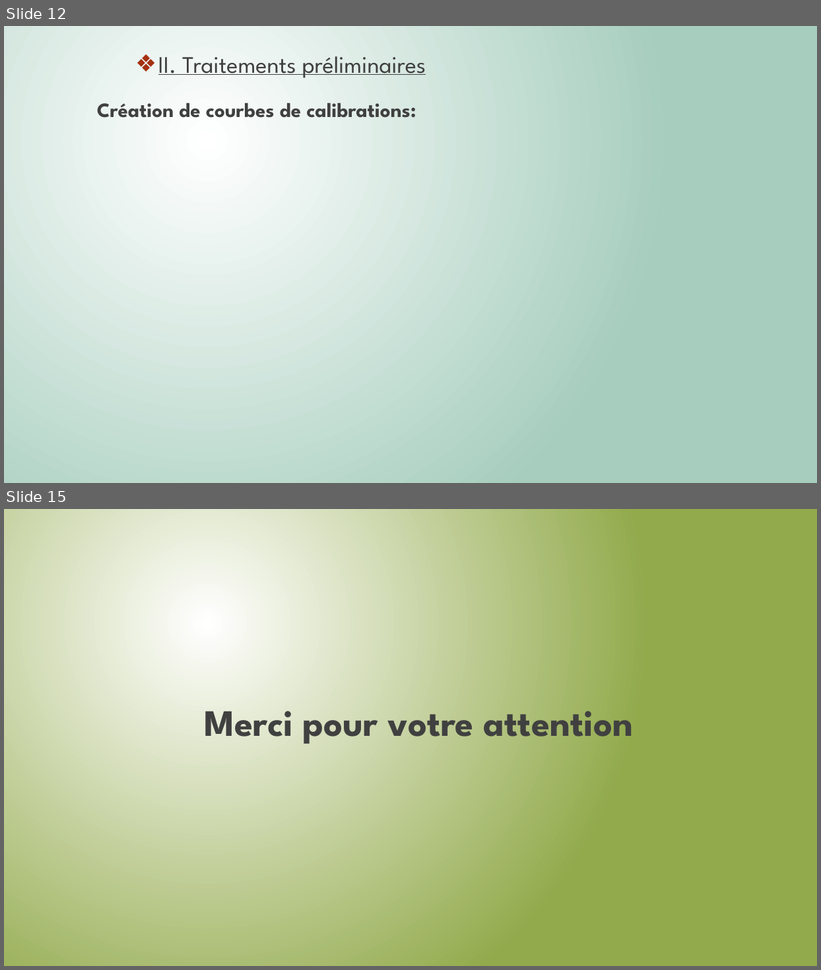
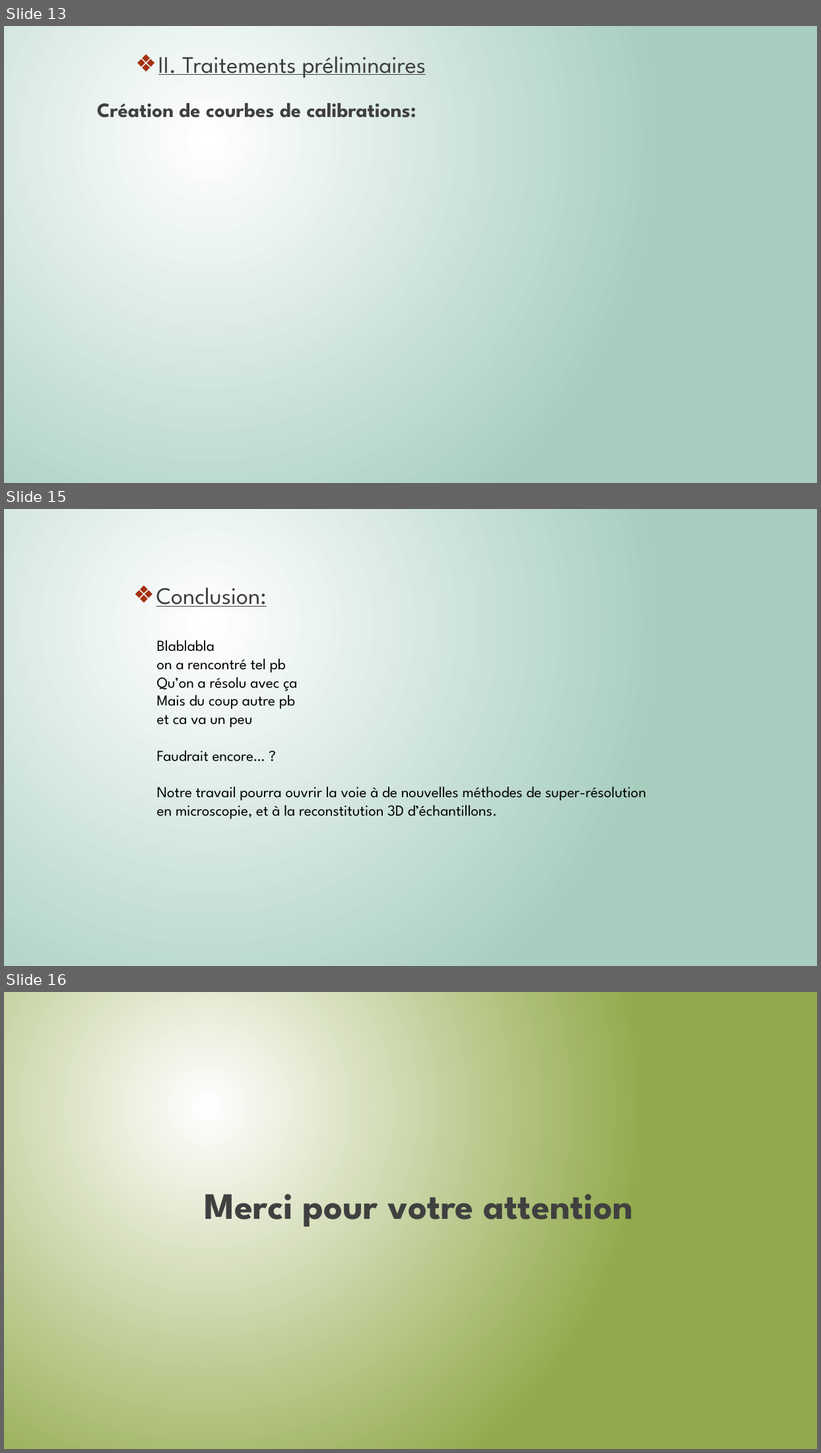
Before and after one commit to Killian-Herveau/PIMS, a slide deck: Pres_Avril/PresentationPIMSAvril.pptx. Shown one above the other, each under a label of ours: slides 12 and 15 before the commit, slides 13, 15 and 16 after it; the slides between them are not shown. The pictures are 821x970 and 821x1453 pixels, drawn with LibreOffice and Linux fonts; fonts in the diff are those of the drawing. Boxes give left, top, right and bottom in pixels: in the first picture for what was removed or moved away, otherwise in the second. Text is boxed around its words. In the diff, an @@ line names an element or a change of style, - is before the commit and + after.

```diff
--- a/Pres_Avril/PresentationPIMSAvril.pptx
+++ b/Pres_Avril/PresentationPIMSAvril.pptx
@@ slide 15 added at (4,509,817,966), background gradient #FFFFFF to #A6CDBD @@
@@ text added at (156,588,267,607), 28 pt, text #404040, underline @@
+❖ Conclusion:
@@ text added at (157,640,646,819), 18 pt, text #000000 @@
+Blablabla
+on a rencontré tel pb
+Qu’on a résolu avec ça
+Mais du coup autre pb
+et ca va un peu
+Faudrait encore… ?
+Notre travail pourra ouvrir la voie à de nouvelles méthodes de super-résolution en microscopie, et à la reconstitution 3D d’échantillons.
@@ what was slide 12 is now slide 13 @@
@@ what was slide 15 is now slide 16 @@
```
Also in this commit, not shown: 9 slides changed, 1 other slide added, 1 slide removed, 1 other file.
